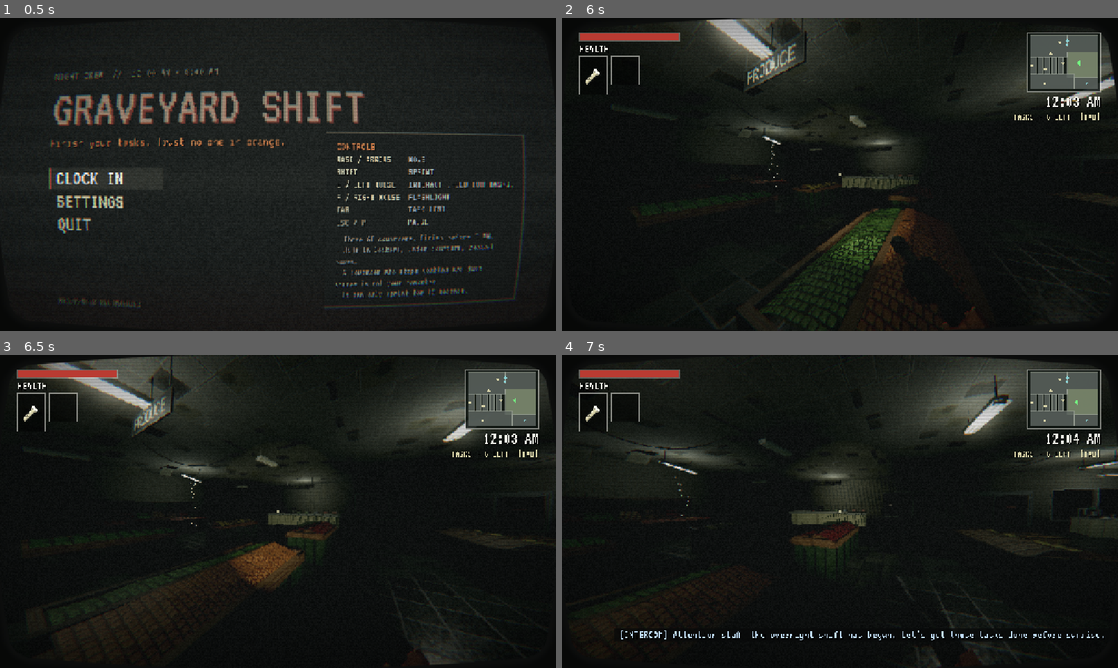
Above: before the commit, frames 1-4 (two rows, left to right).
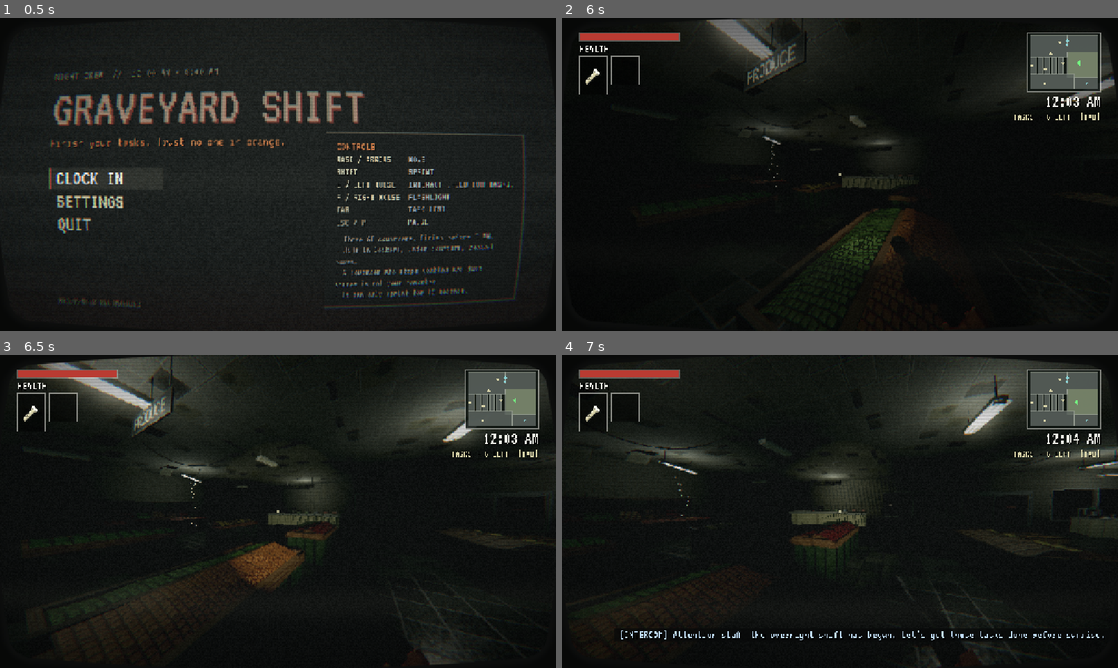
Above: after the commit, the same moments.

Repository: jarmanper/TheBestProject3
Game: Godot game, scene res://scenes/main_menu.tscn
Two runs of this game, one before a commit and one after it. Both use one fixed random seed, a clock stepped at 60 frames per second and the inputs below.
Inputs (mouse positions are in pixels of both pictures, inside the frame that each line leads up to):
- Up to frame 1 (0.5 s): no input
- Up to frame 2 (6 s): tap Enter at 0.5 s; move the mouse to (962, 158) at 0.52 s; hold D (move_right) 0.53-1.28 s; tap F (flashlight) at 0.6 s; click (962, 158) at 0.67 s; move the mouse to (812, 174) at 1.27 s; hold W (move_forward) 1.28-5.78 s; tap E (interact) at 1.35 s; move the mouse to (851, 168) at 2.02 s; hold Shift (sprint) 2.03-2.78 s; move the mouse to (834, 180) at 2.77 s; tap Tab (toggle_checklist) at 2.85 s; click (834, 180) at 2.92 s; move the mouse to (878, 177) at 3.52 s; tap R at 3.6 s; move the mouse to (795, 171) at 4.27 s; tap T at 4.35 s; move the mouse to (845, 174) at 5.02 s; tap M at 5.1 s; click (845, 174) at 5.17 s; move the mouse to (817, 168) at 5.77 s; hold D (move_right) from 5.78 s (still down); tap I at 5.85 s
- Up to frame 3 (6.5 s): keep holding D (move_right)
- Up to frame 4 (7 s): move the mouse to (867, 511) at 6.52 s; release D (move_right) at 6.53 s; hold W (move_forward) from 6.53 s (still down); tap L at 6.6 s

Frame 1 is identical in both runs. In frame 2, 3.0% of the frame differs, in the area x 24-100%, y 0-93%; in frame 3, less than 0.1%; in frame 4, less than 0.1%.

Commit message:
Title-screen TV interference on the gameplay screen
The in-game CRT pass now also has the title screen's slow rolling band and
occasional hard flicker dip. Gated by CrtPostFx.tv_interference (on in
game.tscn) and the CRT SCREEN EFFECT setting.

Co-Authored-By: Claude Opus 5.5 <noreply@anthropic.com>

Diff:
--- a/scenes/game.tscn
+++ b/scenes/game.tscn
@@ -31,6 +31,7 @@
 [node name="World" type="Node3D" parent="WorldView/SubViewport"]
 
 [node name="PostFX" parent="." instance=ExtResource("2_postfx")]
+tv_interference = true
 
 [node name="HUD" parent="." instance=ExtResource("3_hud")]
 process_mode = 1
--- a/ui/postfx/crt.gdshader
+++ b/ui/postfx/crt.gdshader
@@ -19,6 +19,10 @@
 uniform float desaturation : hint_range(0.0, 1.0) = 0.2;
 uniform vec4 bezel_color : source_color = vec4(0.028, 0.032, 0.03, 1.0);
 uniform float flicker_strength : hint_range(0.0, 0.1) = 0.012;
+// Title-screen TV interference (menu_background.gdshader) for gameplay: a slow rolling
+// band and an occasional hard flicker dip. Off unless CrtPostFx.tv_interference is set.
+uniform float band_strength : hint_range(0.0, 0.2) = 0.0;
+uniform float dip_strength : hint_range(0.0, 0.6) = 0.0;
 // Horror brightness setting (GameState.brightness): 0.4..1.0, applied to the 3D view
 // regardless of the CRT toggle above.
 uniform float brightness : hint_range(0.4, 1.0) = 1.0;
@@ -56,6 +60,9 @@
 
 	float vignette = 1.0 - vignette_strength * pow(clamp(length(c * vec2(0.82, 1.0)) / 1.3, 0.0, 1.0), 2.4);
 	float flicker = 1.0 + flicker_strength * (hash(vec2(floor(TIME * 24.0), 3.7)) - 0.5);
+	float band = smoothstep(0.08, 0.0, abs(fract(uv.y - TIME * 0.045) - 0.5));
+	col += vec3(0.847, 0.827, 0.659) * band * band_strength;
+	flicker *= 1.0 - dip_strength * step(0.965, hash(vec2(floor(TIME * 12.0), 5.1)));
 	col *= vignette * flicker * brightness;
 
 	// Bezel: dark plastic with a faint inner glow near the glass edge.
--- a/ui/postfx/postfx.gd
+++ b/ui/postfx/postfx.gd
@@ -16,6 +16,13 @@
 	&"shadow_lift": 0.65,
 	&"flicker_strength": 0.012,
 }
+## The title screen's rolling band and flicker dips, for gameplay (tv_interference).
+const TV_INTERFERENCE_DEFAULTS := {
+	&"band_strength": 0.035,
+	&"dip_strength": 0.35,
+}
+
+@export var tv_interference := false
 
 @onready var _screen: ColorRect = $Screen
 var _material: ShaderMaterial
@@ -46,4 +53,6 @@
 	_crt_on = GameState.crt_enabled
 	for key in CRT_STRENGTH_DEFAULTS:
 		_material.set_shader_parameter(key, CRT_STRENGTH_DEFAULTS[key] if _crt_on else 0.0)
+	for key in TV_INTERFERENCE_DEFAULTS:
+		_material.set_shader_parameter(key, TV_INTERFERENCE_DEFAULTS[key] if _crt_on and tv_interference else 0.0)
 	_material.set_shader_parameter(&"brightness", GameState.brightness)
